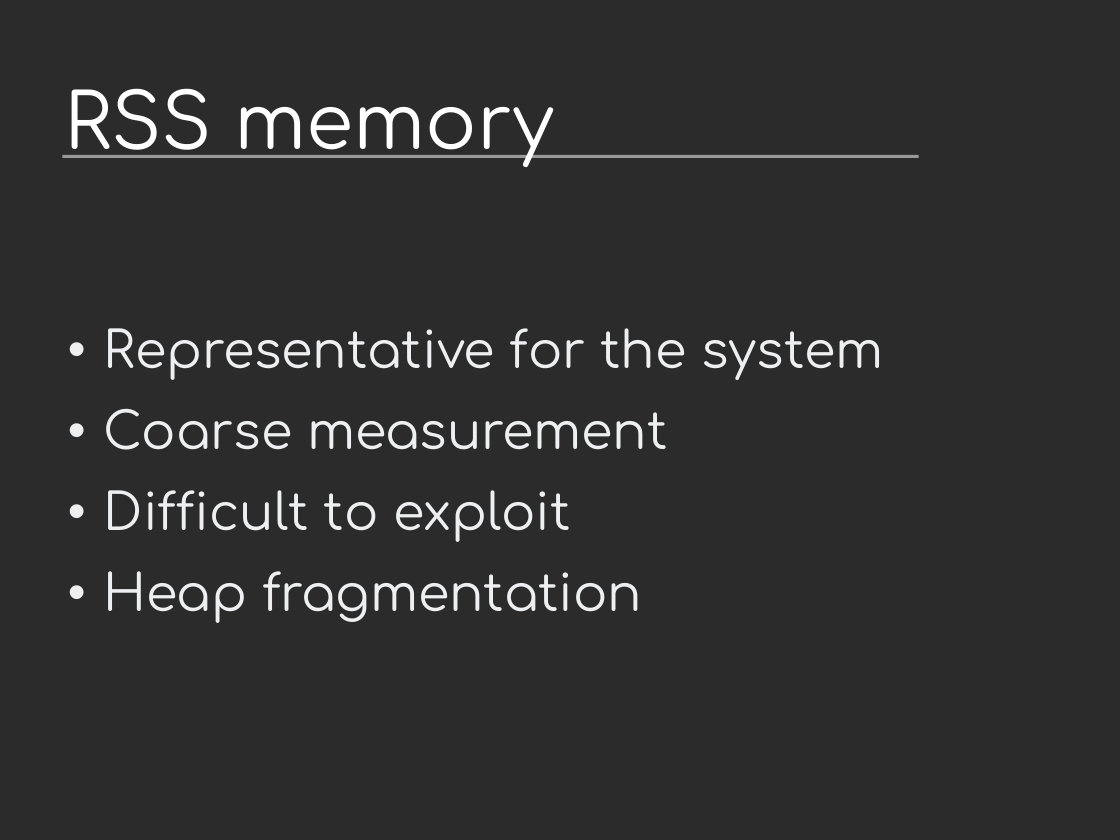
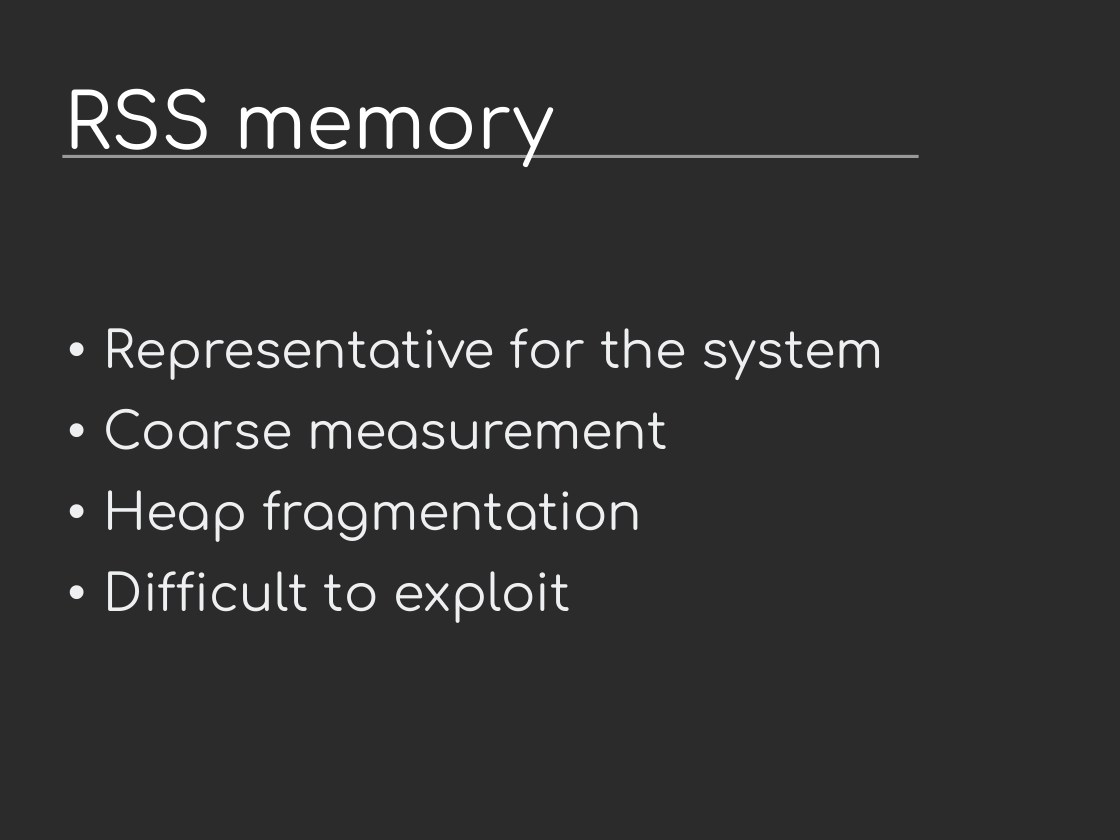
Before and after one commit to vstinner/talks, a slide deck: slide 7 of 2014-Pycon-Montreal/tracemalloc.odp (slide 4 before the commit). Drawn at 1120x840 pixels with LibreOffice and Linux fonts; fonts in the diff are those of the drawing; background and template pictures are left out; a plain dark background stands for a picture behind light text. Boxes give left, top, right and bottom in pixels: in the first picture for what was removed or moved away, otherwise in the second. Text is boxed around its words. In the diff, an @@ line names an element or a change of style, - is before the commit and + after.

```diff
--- a/2014-Pycon-Montreal/tracemalloc.odp
+++ b/2014-Pycon-Montreal/tracemalloc.odp
@@ text at [104,490,642,542]: paragraph added @@
+• Heap fragmentation
@@ text at [104,571,642,623]: paragraph removed @@
-• Heap fragmentation
```
Also in this commit, not shown: 6 other slides changed, 2 slides added, 2 slides removed, 3 other files.
